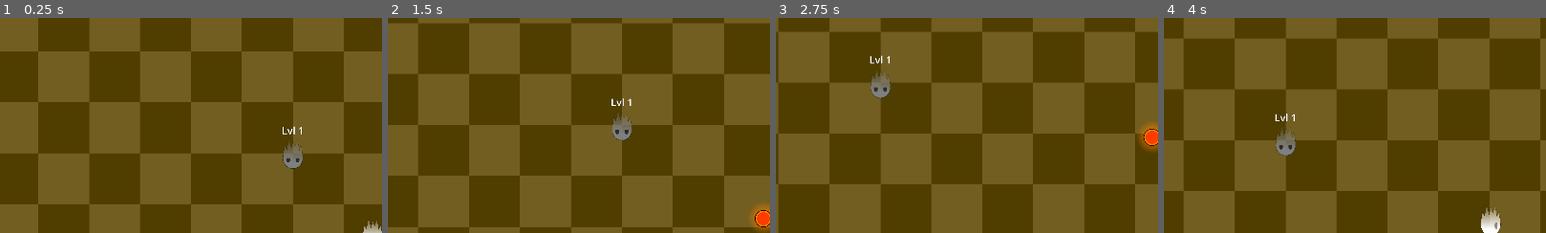
Above: before the commit, frames 1-4 (left to right).
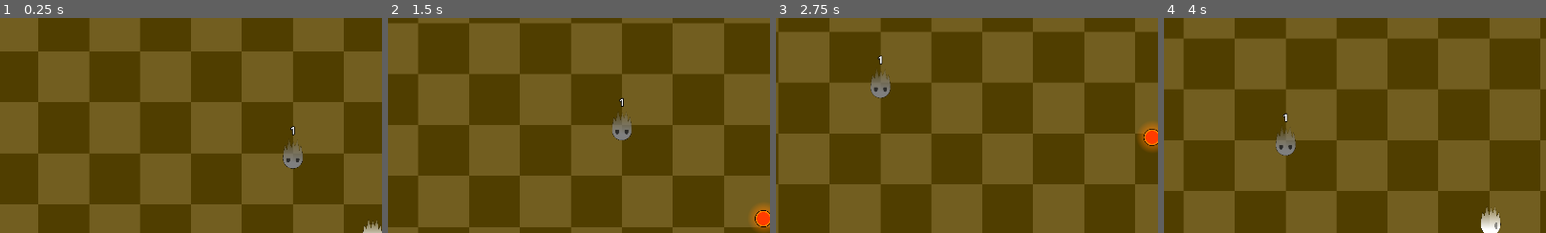
Above: after the commit, the same moments.

Repository: ICICLE-Studios/Soul-of-Nature
Game: Godot game, scene res://scenes/level.tscn
Two runs of this game, one before a commit and one after it. Both use one fixed random seed, a clock stepped at 60 frames per second and the inputs below.
Inputs (mouse positions are % of the whole screen's width and height, from its top left):
- Up to frame 1 (0.25 s): no input
- Up to frame 2 (1.5 s): tap Enter at 0.5 s; move the mouse to (72, 45) at 0.52 s; hold Right (ui_right) 0.53-1.28 s; click (72, 45) at 0.6 s; move the mouse to (30, 55) at 1.27 s; hold Down (ui_down) from 1.28 s (still down); click (30, 55) at 1.35 s
- Up to frame 3 (2.75 s): move the mouse to (60, 28) at 2.02 s; release Down (ui_down) at 2.03 s; hold Right (ui_right) from 2.03 s (still down); click (60, 28) at 2.1 s
- Up to frame 4 (4 s): move the mouse to (45, 70) at 2.77 s; release Right (ui_right) at 2.78 s; hold Up (ui_up) 2.78-3.53 s; click (45, 70) at 2.85 s; move the mouse to (80, 65) at 3.52 s; hold Left (ui_left) from 3.53 s (still down); click (80, 65) at 3.6 s
The pictures show only the part of the screen within x 1-51%, y 0-50%; the shares and areas given below are measured in that part.

The runs differ from the first frame. In frame 1, less than 0.1% of the frame differs, in the area x 74-79%, y 50-55%; in frame 2, 0.1%; in frame 3, 0.1%, in the area x 24-30%, y 17-22%; in frame 4, 0.1%.

Commit message:
Added mouse wheel zoom for internal testing purposes
Removed "Lvl" from the Enemy level label, now it shows only its level number

Diff:
--- a/scenes/enemies/soul_enemy.tscn
+++ b/scenes/enemies/soul_enemy.tscn
@@ -10,7 +10,7 @@
 
 [sub_resource type="LabelSettings" id="LabelSettings_0gt4p"]
 font_size = 64
-outline_size = 3
+outline_size = 20
 outline_color = Color(0, 0, 0, 1)
 
 [node name="SoulEnemy" type="CharacterBody2D"]
@@ -57,7 +57,7 @@
 grow_horizontal = 2
 grow_vertical = 0
 scale = Vector2(0.2, 0.2)
-text = "Lvl 1"
+text = "1"
 label_settings = SubResource("LabelSettings_0gt4p")
 horizontal_alignment = 1
 vertical_alignment = 1
--- a/scripts/player_camera.gd
+++ b/scripts/player_camera.gd
@@ -8,5 +8,17 @@
 @onready var player = %Player
 
 
+func _input(event):
+	if event is InputEventMouseButton:
+
+		if event.button_index == MOUSE_BUTTON_WHEEL_UP and event.pressed:
+			zoom += Vector2(0.2, 0.2)
+		elif event.button_index == MOUSE_BUTTON_WHEEL_DOWN and event.pressed:
+			zoom -= Vector2(0.2, 0.2)
+
+		zoom.x = clampf(zoom.x, 0.5, 4.0)
+		zoom.y = clampf(zoom.y, 0.5, 4.0)
+
+
 func _physics_process(delta):
 	position = player.position + get_local_mouse_position() * MOUSE_LOOK_RANGE
